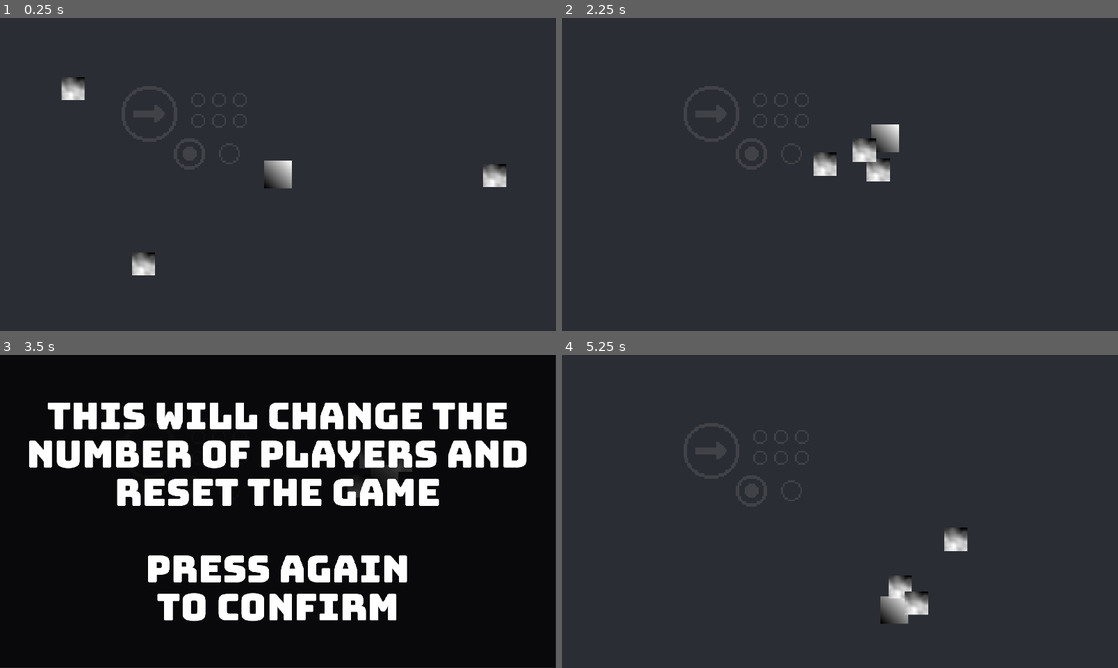
Above: before the commit, frames 1-4 (two rows, left to right).
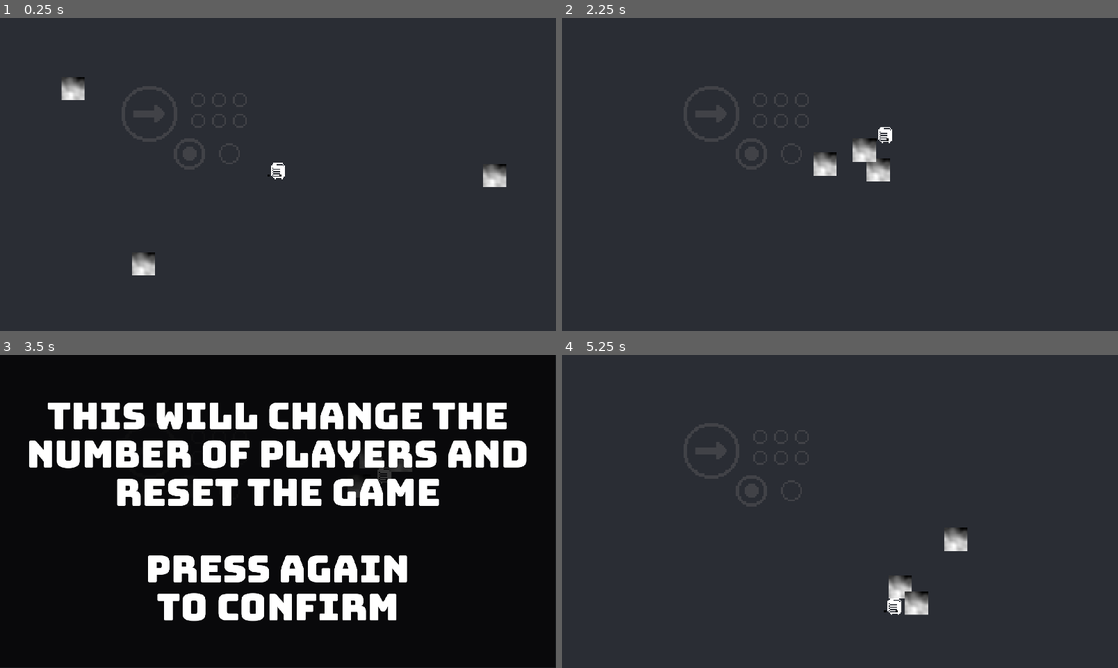
Above: after the commit, the same moments.

Repository: tm-nielsen/arcade-jam-2024
Game: Godot game, scene res://scenes/root.tscn
The game is run twice, just before and just after one commit, with the same random seed, the same clock (stepped at 60 frames per second) and the same inputs.
Inputs (mouse positions are in pixels of both pictures, inside the frame that each line leads up to):
- Up to frame 1 (0.25 s): no input
- Up to frame 2 (2.25 s): move the mouse to (962, 158) at 0.52 s; tap 1 (select_1_player) at 0.6, 2.1 s; move the mouse to (728, 190) at 1.27 s; tap 2 (select_2_players) at 1.35 s; move the mouse to (895, 105) at 2.02 s
- Up to frame 3 (3.5 s): move the mouse to (250, 574) at 2.77 s; tap 2 (select_2_players) at 2.85 s
- Up to frame 4 (5.25 s): move the mouse to (1006, 558) at 3.52 s; tap 1 (select_1_player) at 3.6, 5.1 s; move the mouse to (673, 464) at 4.27 s; tap 2 (select_2_players) at 4.35 s; move the mouse to (867, 511) at 5.02 s

The runs differ from the first frame. In frame 1, 0.4% of the frame differs, in the area x 47-53%, y 45-55%; in frame 2, 0.4%; in frame 3, less than 0.1%; in frame 4, 0.3%.

Commit message:
Added basic player animations

Diff:
--- a/scenes/prefabs/player.tscn
+++ b/scenes/prefabs/player.tscn
@@ -1,33 +1,125 @@
-[gd_scene load_steps=7 format=3 uid="uid://dp7ps7ubbnqp8"]
+[gd_scene load_steps=18 format=3 uid="uid://dp7ps7ubbnqp8"]
 
 [ext_resource type="Script" path="res://scripts/character_controller.gd" id="1_1n8l4"]
 [ext_resource type="Script" path="res://scripts/coin_thrower.gd" id="2_h16os"]
+[ext_resource type="Texture2D" uid="uid://dxvoibqwatd33" path="res://sprites/character/throw_medium.png" id="2_uaau2"]
+[ext_resource type="Texture2D" uid="uid://7jqvgs4w5wdy" path="res://sprites/character/run_medium.png" id="3_f3mis"]
 [ext_resource type="PackedScene" uid="uid://cy841wa2co1r1" path="res://scenes/prefabs/coin.tscn" id="3_kj3n7"]
 
 [sub_resource type="CircleShape2D" id="CircleShape2D_bom63"]
 radius = 12.0
 
-[sub_resource type="Gradient" id="Gradient_nt3cb"]
+[sub_resource type="AtlasTexture" id="AtlasTexture_pdb0q"]
+atlas = ExtResource("2_uaau2")
+region = Rect2(32, 0, 32, 32)
 
-[sub_resource type="GradientTexture2D" id="GradientTexture2D_0ie6r"]
-gradient = SubResource("Gradient_nt3cb")
-width = 24
-height = 24
-fill_from = Vector2(0, 1)
+[sub_resource type="AtlasTexture" id="AtlasTexture_2hih3"]
+atlas = ExtResource("2_uaau2")
+region = Rect2(0, 0, 32, 32)
 
-[node name="Player" type="CharacterBody2D" node_paths=PackedStringArray("dash_timer", "coin_thrower") groups=["players"]]
+[sub_resource type="AtlasTexture" id="AtlasTexture_ycvfg"]
+atlas = ExtResource("3_f3mis")
+region = Rect2(0, 0, 32, 32)
+
+[sub_resource type="AtlasTexture" id="AtlasTexture_rttis"]
+atlas = ExtResource("3_f3mis")
+region = Rect2(32, 0, 32, 32)
+
+[sub_resource type="AtlasTexture" id="AtlasTexture_tixag"]
+atlas = ExtResource("3_f3mis")
+region = Rect2(0, 32, 32, 32)
+
+[sub_resource type="AtlasTexture" id="AtlasTexture_3bihs"]
+atlas = ExtResource("3_f3mis")
+region = Rect2(32, 32, 32, 32)
+
+[sub_resource type="AtlasTexture" id="AtlasTexture_mvwyv"]
+atlas = ExtResource("2_uaau2")
+region = Rect2(0, 32, 32, 32)
+
+[sub_resource type="AtlasTexture" id="AtlasTexture_qn5o2"]
+atlas = ExtResource("2_uaau2")
+region = Rect2(32, 32, 32, 32)
+
+[sub_resource type="AtlasTexture" id="AtlasTexture_it3tp"]
+atlas = ExtResource("2_uaau2")
+region = Rect2(0, 64, 32, 32)
+
+[sub_resource type="AtlasTexture" id="AtlasTexture_834m2"]
+atlas = ExtResource("2_uaau2")
+region = Rect2(32, 64, 32, 32)
+
+[sub_resource type="SpriteFrames" id="SpriteFrames_nrf02"]
+animations = [{
+"frames": [{
+"duration": 1.0,
+"texture": SubResource("AtlasTexture_pdb0q")
+}],
+"loop": true,
+"name": &"aim",
+"speed": 12.0
+}, {
+"frames": [{
+"duration": 1.0,
+"texture": SubResource("AtlasTexture_2hih3")
+}],
+"loop": true,
+"name": &"idle",
+"speed": 5.0
+}, {
+"frames": [{
+"duration": 1.0,
+"texture": SubResource("AtlasTexture_ycvfg")
+}, {
+"duration": 1.0,
+"texture": SubResource("AtlasTexture_rttis")
+}, {
+"duration": 1.0,
+"texture": SubResource("AtlasTexture_tixag")
+}, {
+"duration": 1.0,
+"texture": SubResource("AtlasTexture_3bihs")
+}],
+"loop": true,
+"name": &"run",
+"speed": 12.0
+}, {
+"frames": [{
+"duration": 1.0,
+"texture": SubResource("AtlasTexture_mvwyv")
+}, {
+"duration": 1.0,
+"texture": SubResource("AtlasTexture_qn5o2")
+}, {
+"duration": 1.0,
+"texture": SubResource("AtlasTexture_it3tp")
+}, {
+"duration": 1.0,
+"texture": SubResource("AtlasTexture_834m2")
+}],
+"loop": false,
+"name": &"throw",
+"speed": 12.0
+}]
+
+[node name="Player" type="CharacterBody2D" node_paths=PackedStringArray("animator", "dash_timer", "coin_thrower") groups=["players"]]
 texture_filter = 1
 collision_layer = 2
 collision_mask = 13
 script = ExtResource("1_1n8l4")
+animator = NodePath("Sprite2D")
 dash_timer = NodePath("DashTimer")
 coin_thrower = NodePath("CoinThrower")
 
 [node name="CollisionShape2D" type="CollisionShape2D" parent="."]
 shape = SubResource("CircleShape2D_bom63")
 
-[node name="Sprite2D" type="Sprite2D" parent="."]
-texture = SubResource("GradientTexture2D_0ie6r")
+[node name="Sprite2D" type="AnimatedSprite2D" parent="."]
+sprite_frames = SubResource("SpriteFrames_nrf02")
+animation = &"throw"
+autoplay = "idle"
+frame = 3
+frame_progress = 1.0
 
 [node name="DashTimer" type="Timer" parent="."]
 wait_time = 0.2
--- a/scripts/character_controller.gd
+++ b/scripts/character_controller.gd
@@ -1,15 +1,17 @@
 extends CharacterBody2D
 
-enum PlayerState {NEUTRAL, DASHING, THROWING, DAMAGED}
+enum PlayerState {NEUTRAL, DASHING, AIMING, THROWING, DAMAGED}
 
 @export_range(1, 2) var player_number: int = 1
 @export var acceleration: float = 40
 @export var movement_speed: float = 200
+@export var animator: AnimatedSprite2D
 
 @export_subgroup("dash", "dash")
 @export var dash_initial_acceleration: float = 200
 @export var dash_movement_speed: float = 600
 @export var dash_timer: Timer
+@export var dash_animation_multiplier: float = 1.5
 
 @export_subgroup("throwing")
 @export var coin_thrower: CoinThrower
@@ -24,6 +26,8 @@
   dash_timer.timeout.connect(_on_dash_timer_timeout)
   coin_thrower.aiming_started.connect(_on_aiming_started)
   coin_thrower.coin_thrown.connect(_on_coin_thrown)
+  coin_thrower.throw_cancelled.connect(_on_coin_throw_cancelled)
+  animator.animation_finished.connect(_on_animation_finished)
 
 
 func _physics_process(_delta):
@@ -35,11 +39,20 @@
 
     var maximum_speed = get_maximum_speed()
     velocity = _clamp_vector_length(velocity, maximum_speed)
+
+    animator.flip_h = input_direction.x > 0
+    if state == PlayerState.NEUTRAL:
+      animator.play("run")
+
   else:
     velocity = Vector2.ZERO
+    if state == PlayerState.NEUTRAL:
+      animator.play("idle")
 
   if is_numbered_action_just_pressed("dash") && state == PlayerState.NEUTRAL:
     state = PlayerState.DASHING
+    animator.speed_scale = dash_animation_multiplier
+    animator.play("run")
     coin_thrower.disable()
     velocity += input_direction * dash_initial_acceleration
     dash_timer.start()
@@ -48,22 +61,38 @@
 
 
 func get_maximum_speed() -> float:
-  if coin_thrower.is_aiming:
-    return aiming_movement_speed
-  if state == PlayerState.DASHING:
-    return dash_movement_speed
+  match state:
+    PlayerState.AIMING:
+      return aiming_movement_speed
+    PlayerState.THROWING:
+      return 0
+    PlayerState.DASHING:
+      return dash_movement_speed
   return movement_speed
 
 
 func _on_aiming_started():
-  pass
+  state = PlayerState.AIMING
+  animator.play("aim")
 
 func _on_coin_thrown():
-  pass
+  coin_thrower.disable()
+  state = PlayerState.THROWING
+  animator.play("throw")
+
+func _on_coin_throw_cancelled():
+  if state == PlayerState.AIMING:
+    state = PlayerState.NEUTRAL
 
 
 func _on_dash_timer_timeout():
   if state == PlayerState.DASHING:
+    state = PlayerState.NEUTRAL
+    animator.speed_scale = 1
+    coin_thrower.enable()
+
+func _on_animation_finished():
+  if state == PlayerState.THROWING:
     state = PlayerState.NEUTRAL
     coin_thrower.enable()
 
--- a/scripts/coin_thrower.gd
+++ b/scripts/coin_thrower.gd
@@ -3,6 +3,7 @@
 
 signal aiming_started
 signal coin_thrown
+signal throw_cancelled
 
 enum ThrowerState {CAN_THROW, AIMING, DISABLED}
 
@@ -24,6 +25,7 @@
     throw_coin(input_direction)
   elif state == ThrowerState.AIMING:
     state = ThrowerState.CAN_THROW
+    throw_cancelled.emit()
 
 func throw_coin(direction: Vector2):
   var new_coin: RigidBody2D = coin_prefab.instantiate()
Binary file added: sprites/character/run_medium.png
Not shown, added: sprites/character/run_medium.png.import
Binary file added: sprites/character/throw_medium.png
Not shown, added: sprites/character/throw_medium.png.import
